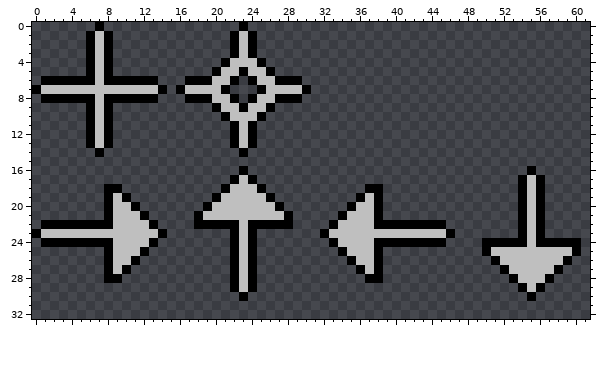
Pixel-art sprite: cursor.png. That is the earlier state.
The file is 64x64 pixels. Shown: x 0..61, y 0..32.
After the commit:
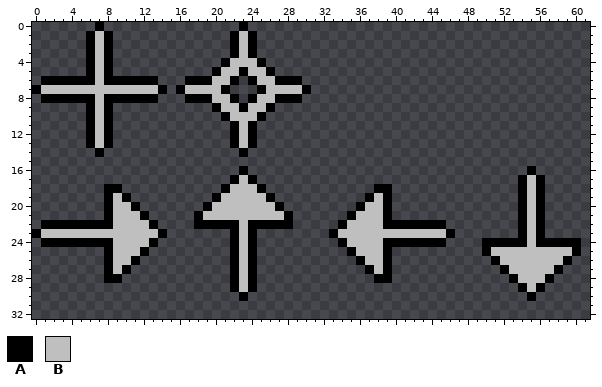
Palette (. is transparent): A #000000  B #bfbfbf
Diff:
y 18: x 37 A -> .; x 39 . -> A
y 19: x 36..39 ABA. -> .ABA
y 20: x 35..36 AB -> .A; x 38..39 A. -> BA
y 21: x 34..35 AB -> .A; x 38..39 A. -> BA
y 22: x 33..34 AB -> .A; x 38 A -> B
y 23: x 32..33 AB -> .A
y 24: x 33..34 AB -> .A; x 38 A -> B
y 25: x 34..35 AB -> .A; x 38..39 A. -> BA
y 26: x 35..36 AB -> .A; x 38..39 A. -> BA
y 27: x 36..39 ABA. -> .ABA
y 28: x 37 A -> .; x 39 . -> A
Changed places in both pictures, as pixel boxes (x1, y1, x2, y2):
changed: (320, 184, 392, 283)
